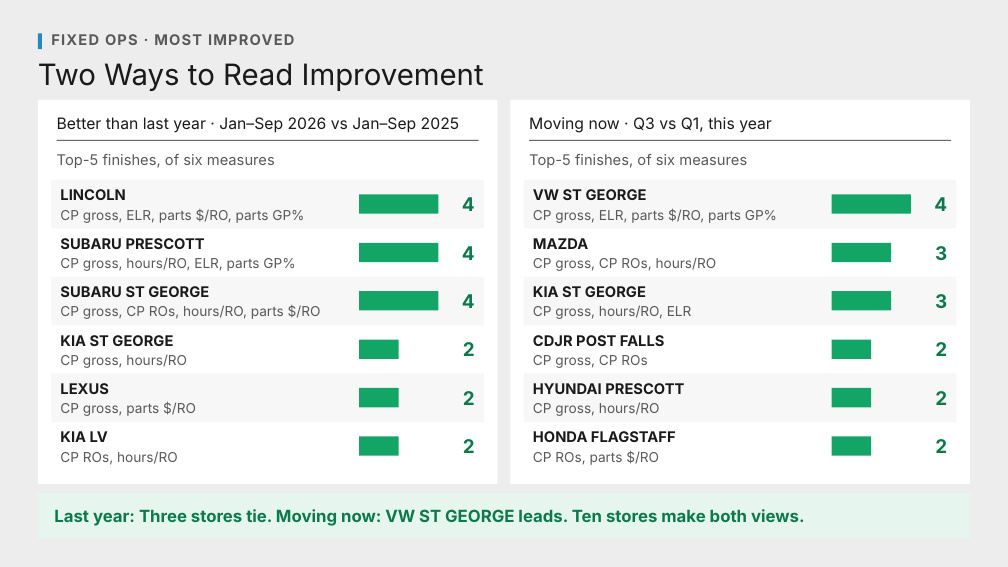
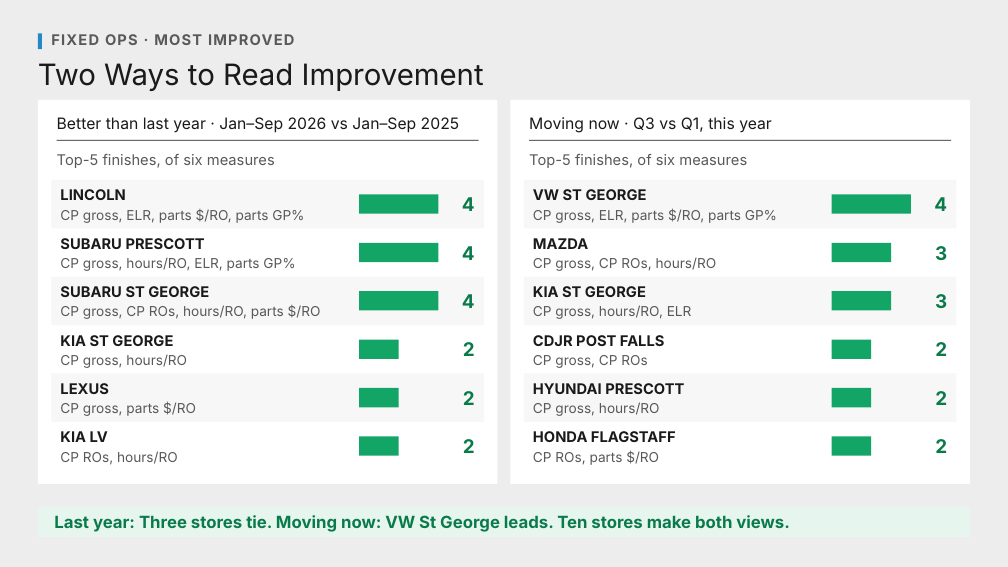
Before and after one commit to Ndresner/Noah, a slide deck: slide 152 of day2-deck/decks/Fixed Ops - Day 2 Example Test Deck.pptx (slide 147 before the commit). Drawn at 1008x567 pixels with LibreOffice and Linux fonts; fonts in the diff are those of the drawing. Boxes give left, top, right and bottom in pixels: in the first picture for what was removed or moved away, otherwise in the second. Text is boxed around its words. In the diff, an @@ line names an element or a change of style, - is before the commit and + after.

```diff
--- a/day2-deck/decks/Fixed Ops - Day 2 Example Test Deck.pptx
+++ b/day2-deck/decks/Fixed Ops - Day 2 Example Test Deck.pptx
@@ rectangle: place and size @@
-rectangle at (38,493,970,538)
+rectangle at (38,507,970,538)
@@ text at (54,515,789,532): text changed @@
-Last year: Three stores tie. Moving now: VW ST GEORGE leads. Ten stores make both views.
+Last year: Three stores tie. Moving now: VW St George leads. Ten stores make both views.
```
Also in this commit, not shown: 144 other slides changed, 19 slides added, 14 slides removed, 4 other files.
